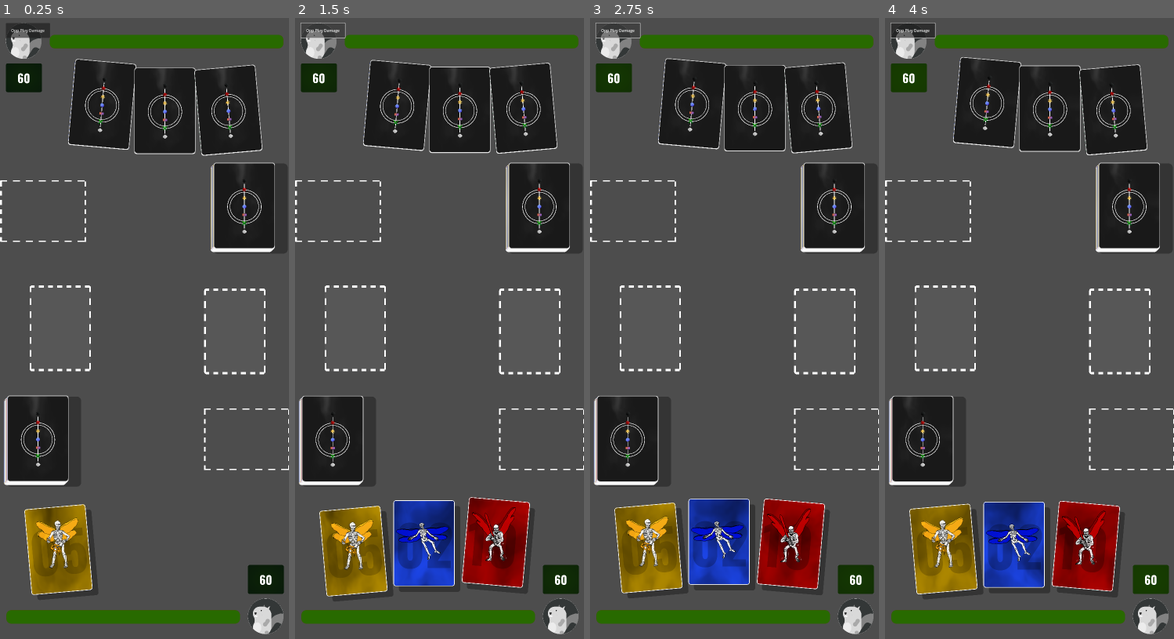
Above: before the commit, frames 1-4 (left to right).
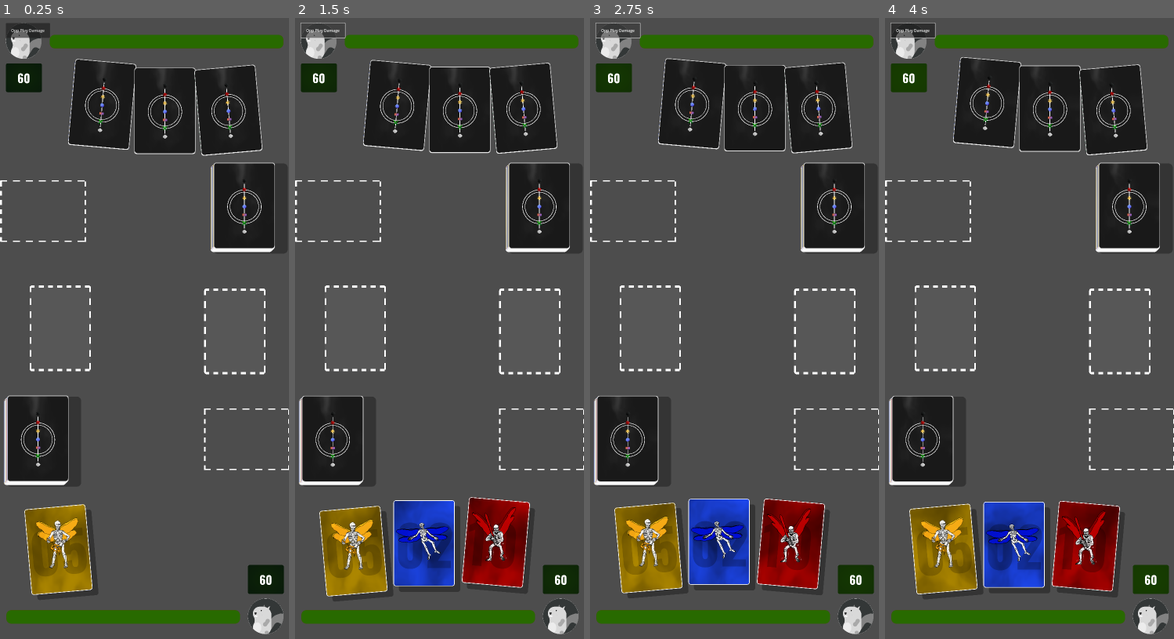
Above: after the commit, the same moments.

Repository: thomisfrank/ccg2
Game: Godot game, scene res://scenes/game/main.tscn
The game is run twice, just before and just after one commit, with the same random seed, the same clock (stepped at 60 frames per second) and the same inputs.
Inputs (mouse positions are in pixels of both pictures, inside the frame that each line leads up to):
- Up to frame 1 (0.25 s): no input
- Up to frame 2 (1.5 s): click "Opp Play Damage" at 0.5 s; click "Opp Play Damage" at 1.25 s
- Up to frame 3 (2.75 s): click "Opp Play Damage" at 2 s
- Up to frame 4 (4 s): drag from (1127, 210) to (1058, 191) at 2.77 s; drag from (1127, 210) to (1015, 458) at 3.52 s

The runs differ from the first frame. In frame 1, 1.1% of the frame differs, in the area x 1-74%, y 23-93%; in frame 2, 2.9%; in frame 3, 2.9%, in the area x 1-82%, y 65-93%; in frame 4, 2.7%.

Commit message:
Route heal effects and opponent targeting

Diff:
--- a/scripts/core/card.gd
+++ b/scripts/core/card.gd
@@ -395,7 +395,7 @@
 		"special_value": definition.special_value,
 		"duration_rounds": definition.duration_rounds,
 		"source_card": definition.id,
-		"target_is_opponent": _get_target_is_opponent(),
+		"target_is_opponent": _get_target_is_opponent(definition.kind),
 	}
 	mgr.queue_effect(effect_data)
 	mgr.resolve_next()
@@ -411,9 +411,14 @@
 	return null
 
 
-func _get_target_is_opponent() -> bool:
+func _get_target_is_opponent(kind = null) -> bool:
 	if has_meta("target_is_opponent"):
 		return bool(get_meta("target_is_opponent"))
+	if kind != null:
+		if typeof(kind) == TYPE_INT and kind == CardDefinition.Kind.HEAL:
+			return false
+		if typeof(kind) != TYPE_INT and str(kind).to_lower() == "heal":
+			return false
 	return true
 
 
--- a/scripts/game/main.gd
+++ b/scripts/game/main.gd
@@ -53,6 +53,10 @@
 		card._apply_zoom_mode()
 	if card.has_method("set"):
 		card.set("_is_in_play_area", true)
-		card.set_meta("target_is_opponent", false)
+		var defn = card.get("definition") if card.has_method("get") else null
+		if defn != null and defn.kind == CardDefinition.Kind.DAMAGE:
+			card.set_meta("target_is_opponent", false) # damage targets player
+		elif defn != null and defn.kind == CardDefinition.Kind.HEAL:
+			card.set_meta("target_is_opponent", true) # heal targets opponent self
 	if card.has_method("_debug_play_effect"):
 		card.call_deferred("_debug_play_effect")
--- a/scripts/managers/effectsmanager.gd
+++ b/scripts/managers/effectsmanager.gd
@@ -5,6 +5,7 @@
 signal effect_resolved(effect_id: String)
 signal effect_expired(effect_id: String)
 signal damage_applied(amount: int, target_is_opponent: bool)
+signal heal_applied(amount: int, target_is_opponent: bool)
 
 enum EffectState { QUEUED, RESOLVING, RESOLVED, EXPIRED, CANCELLED }
 
@@ -23,10 +24,13 @@
 	var player_bar := root.find_child("HealthBar", true, false)
 	if damage_applied.is_connected(_on_damage_applied):
 		damage_applied.disconnect(_on_damage_applied)
+	if heal_applied.is_connected(_on_heal_applied):
+		heal_applied.disconnect(_on_heal_applied)
 	if opp_bar == null and player_bar == null:
 		print("DEBUG effects: no health bars found for debug wiring")
 		return
 	damage_applied.connect(_on_damage_applied)
+	heal_applied.connect(_on_heal_applied)
 	print("DEBUG effects: damage routing active (player_bar=", player_bar, " opp_bar=", opp_bar, ")")
 
 func register_effect(effect_data: Dictionary) -> String:
@@ -105,6 +109,8 @@
 	var kind = effect_data.get("kind", null)
 	if _is_kind_damage(kind):
 		_apply_damage(effect_data)
+	elif _is_kind_heal(kind):
+		_apply_heal(effect_data)
 
 func _is_kind_damage(kind) -> bool:
 	# Handle enum kinds from CardDefinition and string fallbacks
@@ -113,12 +119,26 @@
 	return str(kind).to_lower() == "damage"
 
 
+func _is_kind_heal(kind) -> bool:
+	if typeof(kind) == TYPE_INT:
+		return kind == CardDefinition.Kind.HEAL
+	return str(kind).to_lower() == "heal"
+
+
 func _apply_damage(effect_data: Dictionary) -> void:
 	var amount := int(effect_data.get("amount", 0))
 	if amount == 0:
 		return
 	var target_is_opponent: bool = effect_data.get("target_is_opponent", true)
 	damage_applied.emit(amount, target_is_opponent)
+
+
+func _apply_heal(effect_data: Dictionary) -> void:
+	var amount := int(effect_data.get("amount", 0))
+	if amount == 0:
+		return
+	var target_is_opponent: bool = effect_data.get("target_is_opponent", false)
+	heal_applied.emit(amount, target_is_opponent)
 
 
 func _on_damage_applied(amount: int, target_is_opponent: bool) -> void:
@@ -130,6 +150,17 @@
 		target.apply_damage(amount)
 	else:
 		print("DEBUG effects: target bar missing for damage, target_is_opponent=", target_is_opponent)
+
+
+func _on_heal_applied(amount: int, target_is_opponent: bool) -> void:
+	var root := get_tree().root
+	var opp_bar := root.find_child("Opp_HealthBar", true, false)
+	var player_bar := root.find_child("HealthBar", true, false)
+	var target := opp_bar if target_is_opponent else player_bar
+	if target and target.has_method("apply_heal"):
+		target.apply_heal(amount)
+	else:
+		print("DEBUG effects: target bar missing for heal, target_is_opponent=", target_is_opponent)
 
 
 
